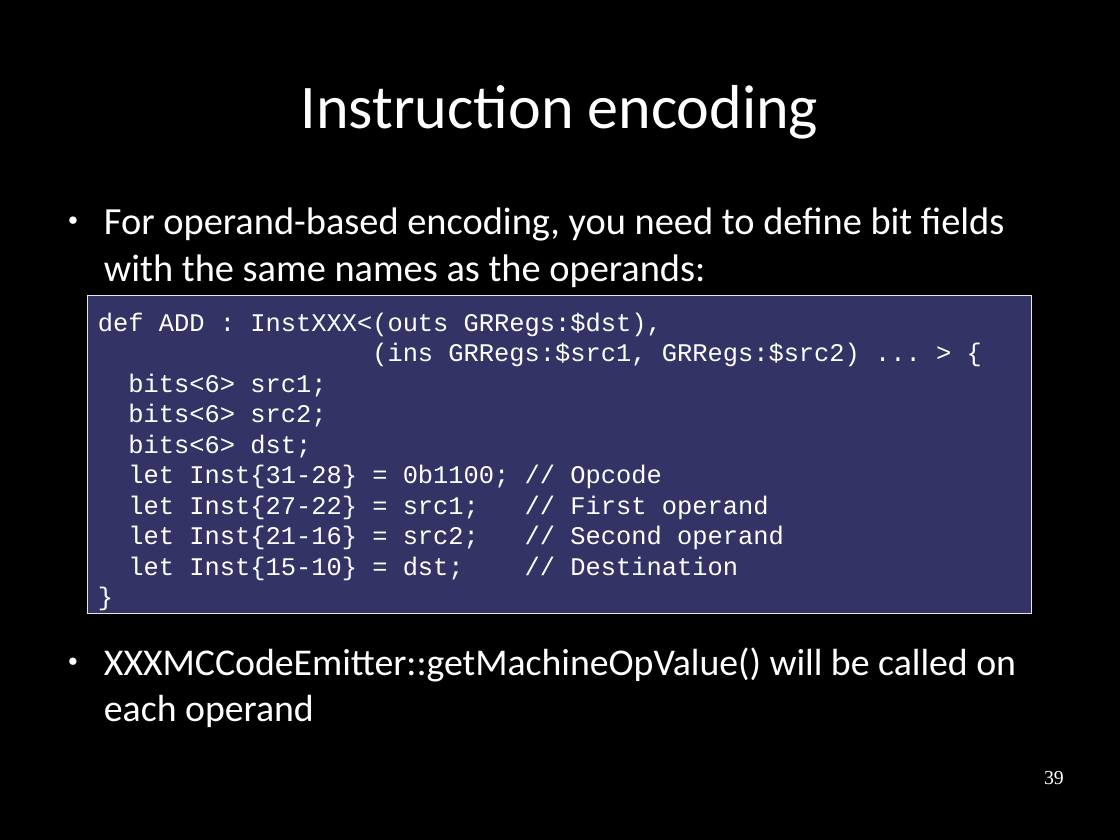
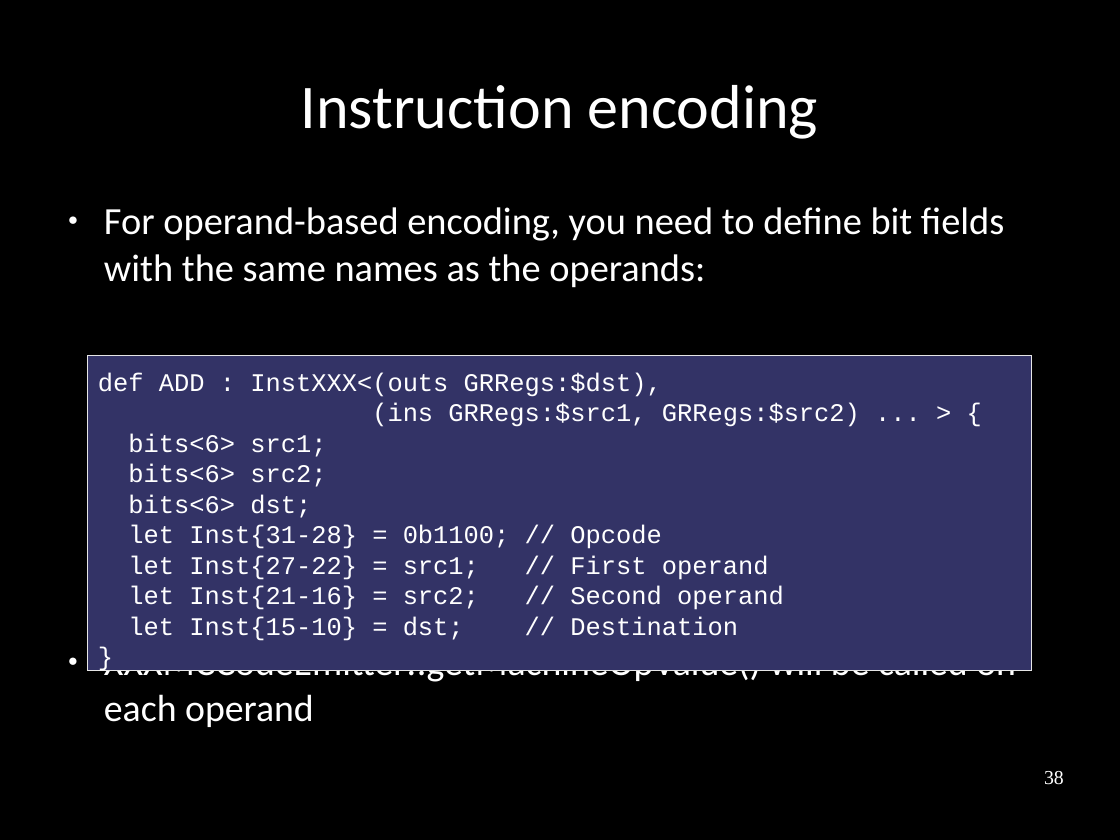
Before and after one commit to frasercrmck/llvm-leg, a slide deck: slide 38 of docs/Codeplay/Slides.odp (slide 39 before the commit). Drawn at 1120x840 pixels with LibreOffice and Linux fonts; fonts in the diff are those of the drawing. Boxes give left, top, right and bottom in pixels: in the first picture for what was removed or moved away, otherwise in the second. Text is boxed around its words. In the diff, an @@ line names an element or a change of style, - is before the commit and + after.

```diff
--- a/docs/Codeplay/Slides.odp
+++ b/docs/Codeplay/Slides.odp
@@ rectangle "def ADD : InstXXX<(outs GRRegs:$dst),": place and size @@
-rectangle "def ADD : InstXXX<(outs GRRegs:$dst)," at box(88, 296, 1033, 614)
+rectangle "def ADD : InstXXX<(outs GRRegs:$dst)," at box(88, 356, 1033, 671)
@@ page number at box(1044, 771, 1064, 785): text changed @@
-39
+38
```
Also in this commit, not shown: 11 other slides changed, 1 slide added, 2 slides removed.
